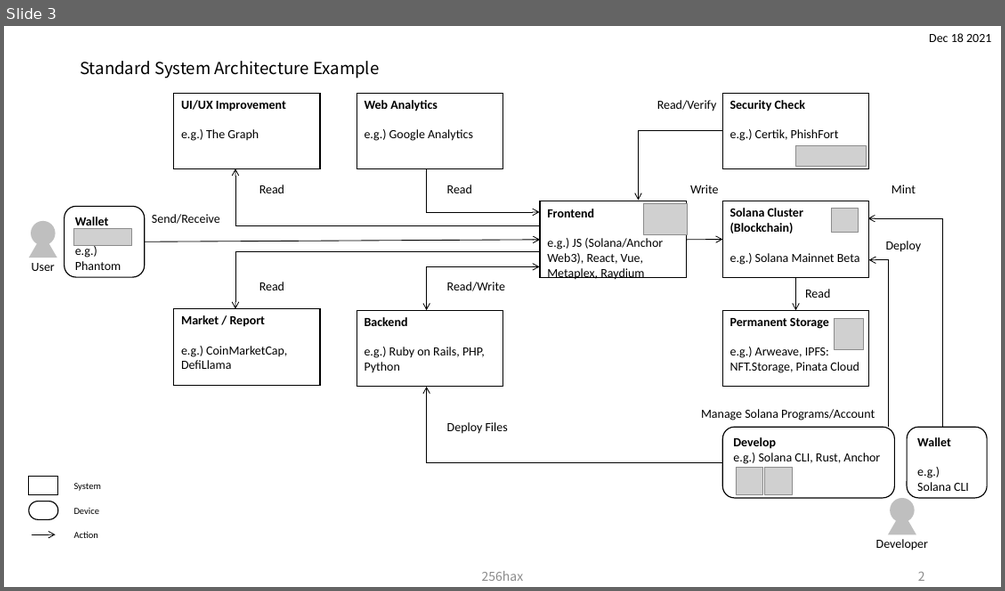
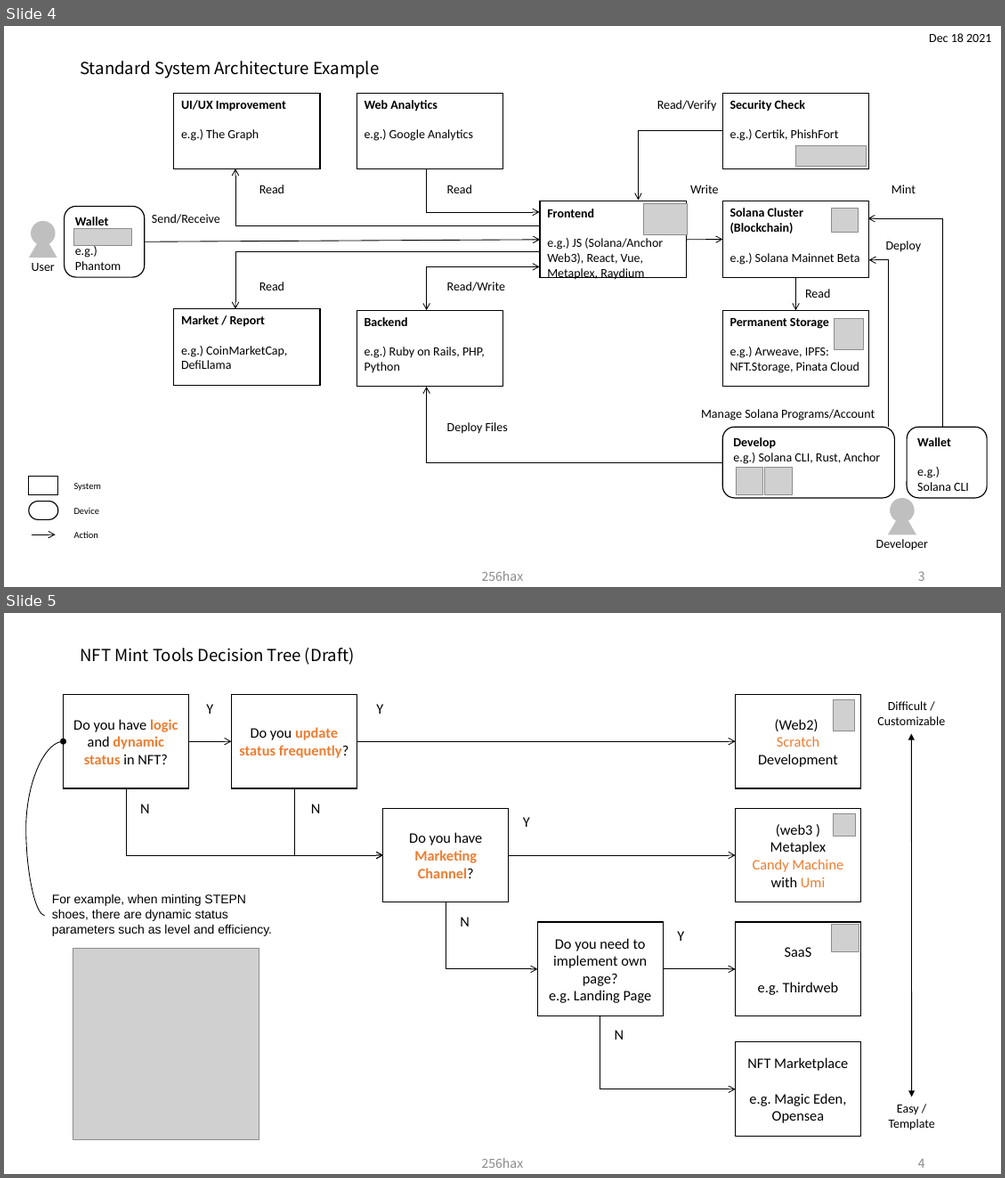
Before and after one commit to 256hax/solana-anchor-react-minimal-example, a slide deck: docs/Solana_Blockchain_Outline_Figure.pptx. Shown one above the other, each under a label of ours: slide 3 before the commit, slides 4 and 5 after it. The pictures are 1005x591 and 1005x1178 pixels, drawn with LibreOffice and Linux fonts; fonts in the diff are those of the drawing; grey boxes stand for pictures. Boxes give left, top, right and bottom in pixels: in the first picture for what was removed or moved away, otherwise in the second. Text is boxed around its words. In the diff, an @@ line names an element or a change of style, - is before the commit and + after.

Commit message:
docs: add P.4 NFT Mint Tools Decision Tree (Draft)

```diff
--- a/docs/Solana_Blockchain_Outline_Figure.pptx
+++ b/docs/Solana_Blockchain_Outline_Figure.pptx
@@ slide 5 added at box(4, 613, 1001, 1174), background #FFFFFF @@
@@ title added at box(80, 648, 355, 665), 16 pt, text #000000 @@
+NFT Mint Tools Decision Tree (Draft)
@@ picture added at box(833, 699, 855, 731) @@
@@ text added at box(877, 701, 945, 725), 12 pt, text #000000 @@
+Difficult /
+Customizable
@@ curved arrow added from (44, 915) to (63, 742), #000000 0.75 pt @@
@@ double arrow added from (912, 1097) to (912, 733), #000000 0.75 pt @@
@@ picture added at box(833, 814, 856, 836) @@
@@ text added at box(52, 894, 272, 936), 12 pt, text #000000 @@
+For example, when minting STEPN shoes, there are dynamic status parameters such as level and efficiency.
@@ picture added at box(831, 925, 858, 952) @@
@@ picture added at box(73, 948, 259, 1140) @@
@@ group added at box(63, 695, 861, 1136): 8 rectangles, 8 texts, 4 arrows, 4 elbow arrows @@
+Do you have logic and dynamic status in NFT?
+Do you update status frequently?
+(Web2)
+Scratch Development
+(web3 )
+Metaplex
+Candy Machine
+with Umi
+NFT Marketplace
+e.g. Magic Eden,
+Opensea
+SaaS
+e.g. Thirdweb
+Do you have Marketing Channel?
+Do you need to implement own page?
+e.g. Landing Page
+Y
+N
+Y
+N
+Y
+N
+Y
+N
@@ text added at box(889, 1104, 935, 1130), 12 pt, text #000000 @@
+Easy /
+Template
@@ text added at box(482, 1158, 524, 1167), 12 pt, text #8C8C8C @@
+256hax
@@ page number added at box(918, 1159, 925, 1167), 12 pt, text #8C8C8C @@
+4
@@ what was slide 3 is now slide 4 @@
@@ page number at box(918, 571, 925, 580): text changed @@
-2
+3
```
Also in this commit, not shown: 1 slide removed.
